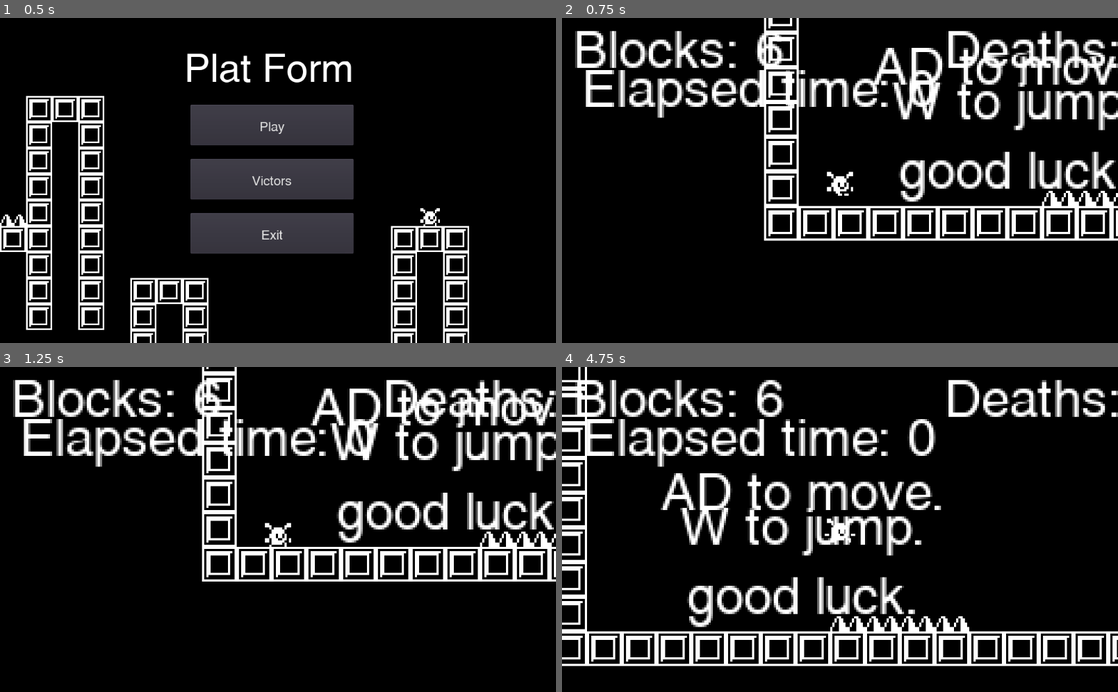
Above: before the commit, frames 1-4 (two rows, left to right).
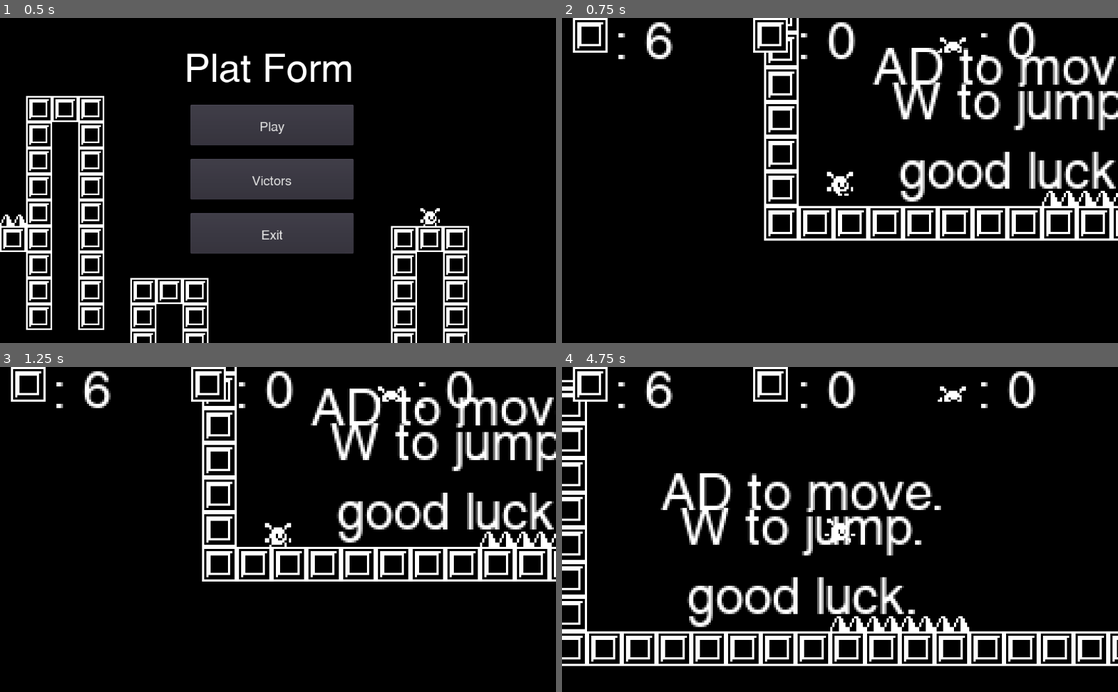
Above: after the commit, the same moments.

Repository: thomasapope/plat-form
Game: Godot game, scene res://scenes/Main.tscn
Two runs of this game, one before a commit and one after it. Both use one fixed random seed, a clock stepped at 60 frames per second and the inputs below.
Inputs (mouse positions are in pixels of both pictures, inside the frame that each line leads up to):
- Up to frame 1 (0.5 s): no input
- Up to frame 2 (0.75 s): click "Play" at 0.5 s
- Up to frame 3 (1.25 s): no input
- Up to frame 4 (4.75 s): tap Enter at 1.25, 2, 4.25 s; move the mouse to (962, 513) at 1.27 s; hold D (right) 1.28-2.78 s; click (962, 513) at 1.42 s; tap W (jump) at 1.52, 2.27, 3.77, 4.52 s; move the mouse to (728, 545) at 2.02 s; move the mouse to (895, 458) at 2.77 s; hold A (left) 2.78-3.53 s; tap R (reset) at 3.5 s; move the mouse to (812, 594) at 3.52 s; hold D (right) from 3.53 s (still down); click (812, 594) at 3.67 s; move the mouse to (1006, 578) at 4.27 s

Frame 1 is identical in both runs. In frame 2, 7.7% of the frame differs, in the area x 1-100%, y 0-31%; in frame 3, 7.5%; in frame 4, 7.9%.
Error after the commit: Invalid set index 'visible' (on base: 'null instance') with value of type 'bool'. (res://scripts/World.gd:72)

Commit message:
Format new GUI for Timer #5

Diff:
--- a/scenes/World.tscn
+++ b/scenes/World.tscn
@@ -8,8 +8,10 @@
 [ext_resource path="res://scripts/Helper/Follow.gd" type="Script" id=6]
 [ext_resource path="res://scenes/Goal.tscn" type="PackedScene" id=7]
 [ext_resource path="res://ui/UITheme.tres" type="Theme" id=8]
+[ext_resource path="res://art/character/tile_0286.png" type="Texture" id=9]
 [ext_resource path="res://sound/win.wav" type="AudioStream" id=10]
 [ext_resource path="res://scripts/TimeTracker.gd" type="Script" id=11]
+[ext_resource path="res://art/tile_0011.png" type="Texture" id=12]
 
 [node name="World" type="Node2D"]
 script = ExtResource( 5 )
@@ -113,36 +115,97 @@
 text = "creator's best: #"
 align = 1
 
-[node name="Block Label" type="Label" parent="Camera2D/GUI"]
-anchor_right = 0.09375
+[node name="GUI" type="HBoxContainer" parent="Camera2D/GUI"]
 margin_left = 5.0
-margin_top = 5.0
-margin_right = 40.0
-margin_bottom = 40.0
-text = "Blocks:"
-__meta__ = {
-"_edit_use_anchors_": false
-}
-
-[node name="DeathCountLabel" type="Label" parent="Camera2D/GUI"]
-anchor_left = 1.0
-anchor_right = 1.0
-margin_left = -80.0
-margin_top = 5.0
-margin_right = -5.0
+margin_right = 251.0
+margin_bottom = 16.0
+size_flags_horizontal = 3
+__meta__ = {
+"_edit_use_anchors_": false
+}
+
+[node name="Blocks" type="HBoxContainer" parent="Camera2D/GUI/GUI"]
+margin_right = 79.0
+margin_bottom = 16.0
+rect_min_size = Vector2( 0, 16 )
+size_flags_horizontal = 3
+size_flags_vertical = 4
+custom_constants/separation = 3
+
+[node name="BlockIcon" type="TextureRect" parent="Camera2D/GUI/GUI/Blocks"]
+anchor_top = 0.1
+anchor_bottom = 0.1
+margin_right = 16.0
+margin_bottom = 16.0
+rect_min_size = Vector2( 16, 16 )
+texture = ExtResource( 12 )
+expand = true
+
+[node name="Block Label" type="Label" parent="Camera2D/GUI/GUI/Blocks"]
+margin_left = 19.0
+margin_top = 1.0
+margin_right = 46.0
+margin_bottom = 14.0
+text = ": 6"
+valign = 1
+__meta__ = {
+"_edit_use_anchors_": false
+}
+
+[node name="Time" type="HBoxContainer" parent="Camera2D/GUI/GUI"]
+margin_left = 83.0
+margin_right = 162.0
+margin_bottom = 16.0
+rect_min_size = Vector2( 0, 16 )
+size_flags_horizontal = 3
+size_flags_vertical = 4
+
+[node name="TimeIcon" type="TextureRect" parent="Camera2D/GUI/GUI/Time"]
+anchor_top = 0.1
+anchor_bottom = 0.1
+margin_right = 16.0
+margin_bottom = 16.0
+rect_min_size = Vector2( 16, 16 )
+size_flags_horizontal = 4
+size_flags_vertical = 4
+texture = ExtResource( 12 )
+stretch_mode = 1
+
+[node name="TimeLabel" type="Label" parent="Camera2D/GUI/GUI/Time"]
+margin_left = 20.0
+margin_top = 1.0
+margin_right = 47.0
+margin_bottom = 14.0
+text = ": 0"
+
+[node name="Deaths" type="HBoxContainer" parent="Camera2D/GUI/GUI"]
+margin_left = 166.0
+margin_right = 246.0
+margin_bottom = 16.0
+rect_min_size = Vector2( 0, 16 )
+size_flags_horizontal = 3
+size_flags_vertical = 4
+
+[node name="DeathIcon" type="TextureRect" parent="Camera2D/GUI/GUI/Deaths"]
+anchor_top = 0.1
+anchor_bottom = 0.1
+margin_right = 16.0
+margin_bottom = 16.0
+rect_min_size = Vector2( 16, 16 )
+size_flags_vertical = 6
+texture = ExtResource( 9 )
+stretch_mode = 1
+
+[node name="DeathCountLabel" type="Label" parent="Camera2D/GUI/GUI/Deaths"]
+margin_left = 20.0
+margin_top = 1.0
+margin_right = 80.0
 margin_bottom = 14.0
 rect_min_size = Vector2( 60, 0 )
-text = "Deaths: 0"
-__meta__ = {
-"_edit_use_anchors_": false
-}
-
-[node name="TimeLabel" type="Label" parent="Camera2D/GUI"]
-margin_left = 9.0
-margin_top = 23.0
-margin_right = 49.0
-margin_bottom = 34.0
-text = "Elapsed time: 0"
+text = ": 0"
+__meta__ = {
+"_edit_use_anchors_": false
+}
 
 [node name="Goal" parent="." instance=ExtResource( 7 )]
 position = Vector2( 5240, -392 )
--- a/scripts/TimeTracker.gd
+++ b/scripts/TimeTracker.gd
@@ -3,7 +3,9 @@
 export var update_interval = 1.0 #how often the timer updates
 
 var elapsed_time: float = 0.0
-var time_label: Label
+var time_label: Label # Set by World script
+
+var format_string = ": %d"
 
 func _ready():
 	# Connect the timeout signal to a custom method
@@ -17,10 +19,10 @@
 	elapsed_time += wait_time
 
 	# Update the label with the formatted time
-	time_label.text = "Elapsed time: " + str(floor(elapsed_time))
+	time_label.text = format_string % elapsed_time
 
 
 func reset_timer():
 	# Reset the elapsed time and start the timer
 	elapsed_time = 0.0
-	time_label.text = "Elapsed time: 0"
+	time_label.text = format_string % elapsed_time
--- a/scripts/World.gd
+++ b/scripts/World.gd
@@ -9,8 +9,8 @@
 onready var sound_win = $Win
 onready var timer = $TimeTracker
 
-var block_format_str = "Blocks: %d"
-var death_count_format_str = "Deaths: %d"
+var block_format_str = ": %d"
+var death_count_format_str = ": %d"
 var end_death_format = "%d deaths"
 var end_best_format = "best: %d"
 var end_creator_format = "creator's best: %d"
@@ -21,7 +21,7 @@
 
 
 func _ready():
-	$"Camera2D/GUI/Block Label".text = block_format_str % blocks
+	$"Camera2D/GUI/GUI/Blocks/Block Label".text = block_format_str % blocks
 
 	# Setup reset timer
 	var error_code = $ResetTimer.connect("timeout", self, "reset")
@@ -32,7 +32,7 @@
 	error_code = timer.connect("timeout", self, "_on_timer_timeout")
 	if (error_code != 0):
 		print_debug("ERROR:", error_code)
-	timer.time_label = $Camera2D/GUI/TimeLabel
+	timer.time_label = $Camera2D/GUI/GUI/Time/TimeLabel
 	timer.start()
 
 	game_data = load_save_data(save_filename)
@@ -40,7 +40,7 @@
 #	print (game_data.creator_death_count)
 #	print (game_data.best_death_count)
 
-	$Camera2D/GUI/DeathCountLabel.text = death_count_format_str % game_data.death_count
+	$Camera2D/GUI/GUI/Deaths/DeathCountLabel.text = death_count_format_str % game_data.death_count
 
 
 #	print ("Checking deaths")
@@ -70,7 +70,7 @@
 
 	$Tutorials.visible = false
 	$Camera2D/GUI/DeathCountLabel.visible = false
-	$"Camera2D/GUI/Block Label".visible = false
+	$"Camera2D/GUI//GUI/Blocks/Block Label".visible = false
 
 	game_data.death_count += 1
 	var error_code = ResourceSaver.save(save_filename, game_data)
@@ -89,7 +89,7 @@
 
 	$Tutorials.visible = false
 	$Camera2D/GUI/DeathCountLabel.visible = false
-	$"Camera2D/GUI/Block Label".visible = false
+	$"Camera2D/GUI//GUI/Blocks/Block Label".visible = false
 
 	get_node("Camera2D/GUI/VictoryLabel").visible = true
 	get_node("Camera2D/GUI/VictoryLabel/Deaths").text = end_death_format % game_data.death_count
@@ -139,7 +139,7 @@
 				if player_pos != click_pos:
 					$TileMap.set_cellv(click_pos, 0)
 					blocks -= 1
-					$"Camera2D/GUI/Block Label".text = block_format_str % blocks
+					$"Camera2D/GUI//GUI/Blocks/Block Label".text = block_format_str % blocks
 				else:
 					print("The player is there.")
 			else:
Not shown: 1 places in scenes/World.tscn that only renumber resources
